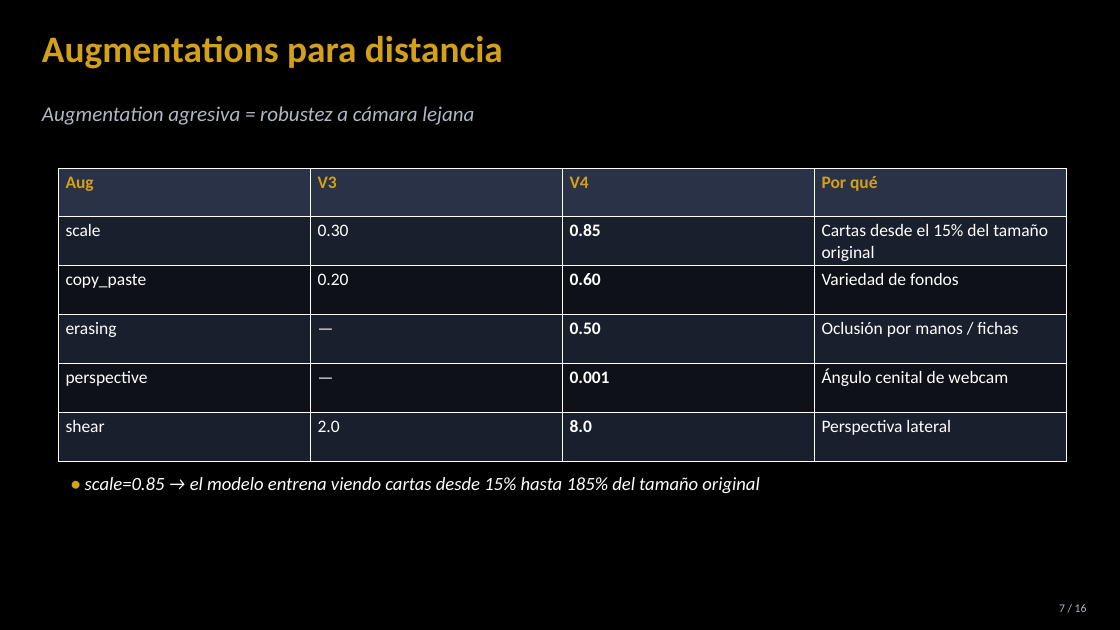
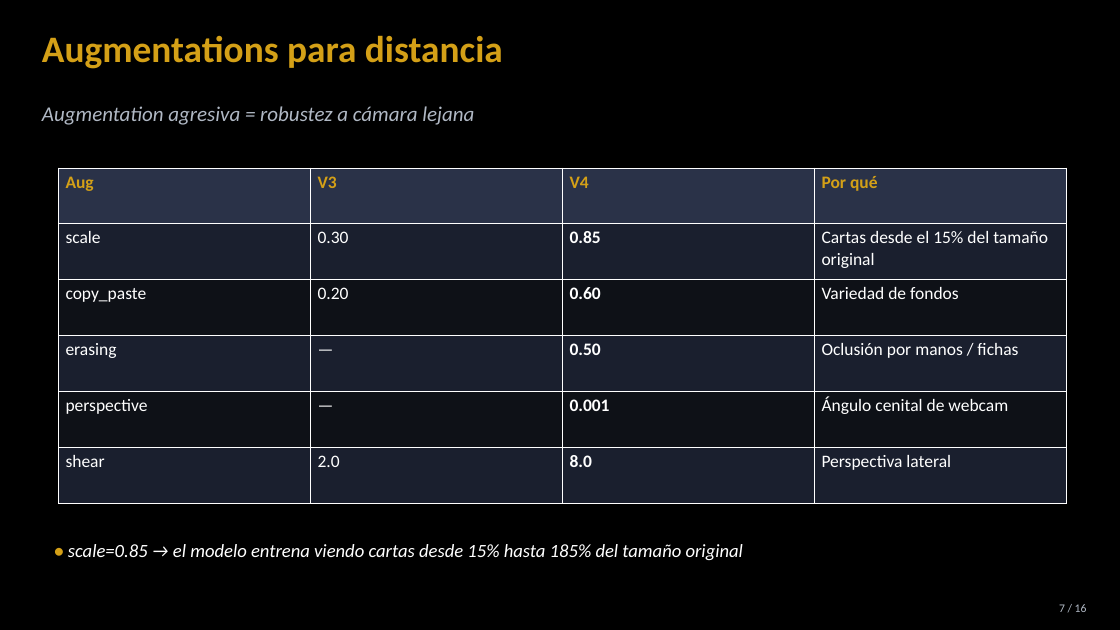
Before and after one commit to davidmoreda/blackjack-VAI, a slide deck: slide 11 of docs/presentation_assets/BlackjackVAI_presentacion.pptx (slide 6 before the commit). Drawn at 1120x630 pixels with LibreOffice and Linux fonts; fonts in the diff are those of the drawing. Boxes give left, top, right and bottom in pixels: in the first picture for what was removed or moved away, otherwise in the second. Text is boxed around its words. In the diff, an @@ line names an element or a change of style, - is before the commit and + after.

```diff
--- a/docs/presentation_assets/BlackjackVAI_presentacion.pptx
+++ b/docs/presentation_assets/BlackjackVAI_presentacion.pptx
@@ table: place and size @@
-table at [59, 168, 1067, 462]
+table at [59, 168, 1067, 504]
@@ text "• scale=0.85 → el modelo ...": place and size @@
-text "• scale=0.85 → el modelo ..." at [85, 477, 759, 493]
+text "• scale=0.85 → el modelo ..." at [68, 544, 743, 560]
```
Also in this commit, not shown: 5 other slides changed, 9 slides added, 5 slides removed, 1 other file.
